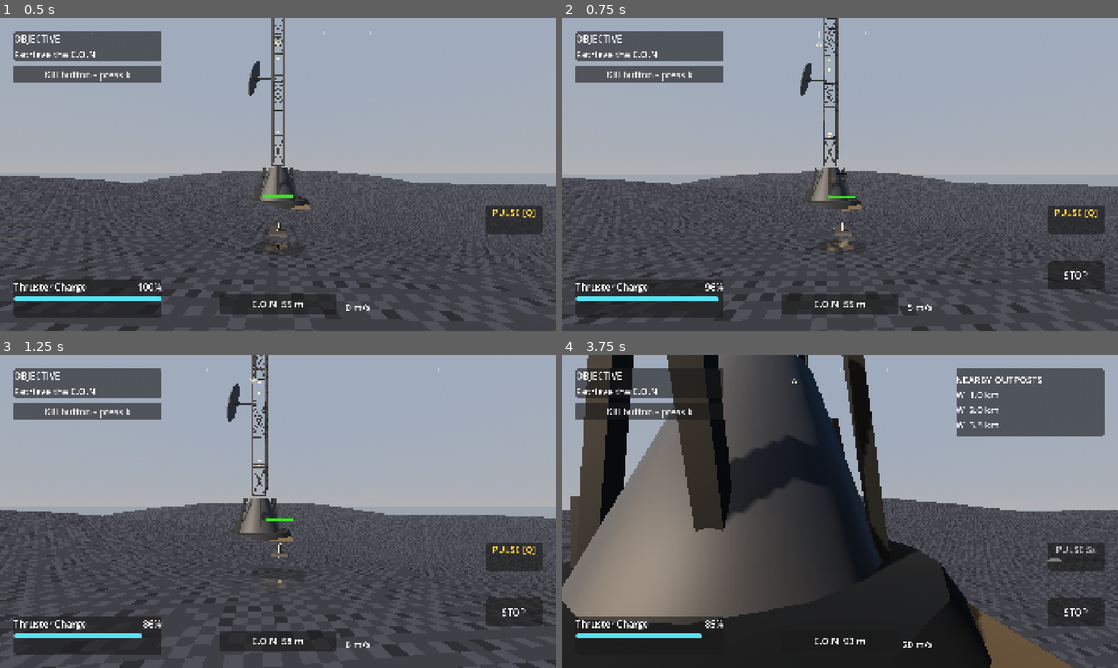
Above: before the commit, frames 1-4 (two rows, left to right).
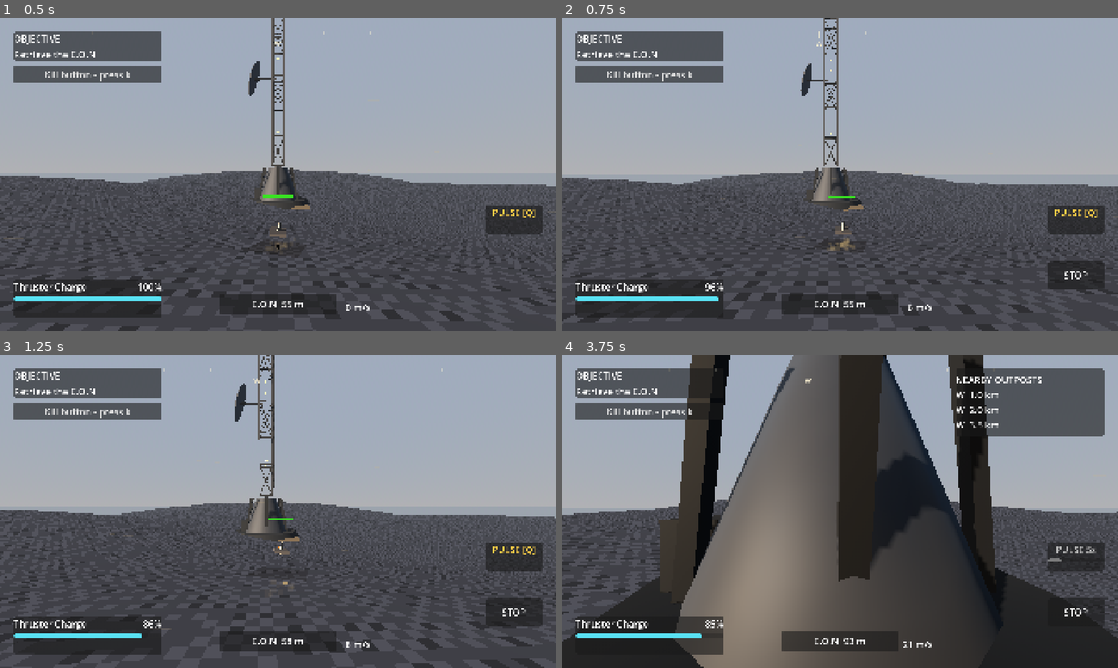
Above: after the commit, the same moments.

Repository: oleskulbru-commits/energy-glider
Game: Godot game, scene res://scenes/main.tscn
The game is run twice, just before and just after one commit, with the same random seed, the same clock (stepped at 60 frames per second) and the same inputs.
Inputs (mouse positions are in pixels of both pictures, inside the frame that each line leads up to):
- Up to frame 1 (0.5 s): no input
- Up to frame 2 (0.75 s): move the mouse to (867, 174) at 0.52 s; hold W (move_forward) from 0.53 s (still down); hold Shift (boost) from 0.53 s (still down); click (867, 174) at 0.67 s
- Up to frame 3 (1.25 s): keep holding W (move_forward); keep holding Shift (boost); tap Space (jump) at 0.77 s
- Up to frame 4 (3.75 s): keep holding W (move_forward); move the mouse to (812, 511) at 1.27 s; release Shift (boost) at 1.28 s; tap Shift (boost) at 1.35, 2.3, 3.05 s; tap Space (jump) at 1.52, 3.02 s; move the mouse to (851, 505) at 2.02 s; hold E (interact) 2.03-2.78 s; move the mouse to (834, 517) at 2.77 s; tap Q (radar_pulse) at 2.85 s; click (834, 517) at 2.92 s; move the mouse to (878, 514) at 3.52 s; hold Shift (boost) from 3.53 s (still down)

Frame 1 is identical in both runs. In frame 2, 2.3% of the frame differs, in the area x 0-100%, y 0-100%; in frame 3, 4.9%; in frame 4, 60%.

Commit message:
Enhance glider physics and air control mechanics
- Increased BOOST_ACCEL to allow for better performance on climbs before charge depletion.
- Improved air control by preserving horizontal speed while holding forward in the air, with adjustments for braking.
- Updated glider player script to manage air hold speed effectively during gliding.
- Added verification tests to ensure air hold mechanics function correctly, maintaining horizontal speed while airborne.

Diff:
--- a/scripts/player/glider_physics.gd
+++ b/scripts/player/glider_physics.gd
@@ -38,12 +38,13 @@
 const FLAT_MAX_SPEED := MAX_SURF_SPEED * CRUISE_SPEED_SCALE
 const CLIMB_MIN_SPEED := 4.0
 const FLAT_ACCEL := 14.0
-const BOOST_ACCEL := 22.0
+## Strong enough to reach boost max on any climb before charge runs out.
+const BOOST_ACCEL := 36.0
 const COAST_DECEL := 3.0
 const BRAKE_DECEL := 18.0
 ## Bleed from boost surplus down to cruise target (W still held, Shift released).
 const SURPLUS_DECEL := 5.5
-## Climb grade that fully drops max to CLIMB_MIN_SPEED; also scales downhill accel bonus.
+## Climb grade that fully drops cruise max to CLIMB_MIN_SPEED; also scales downhill accel bonus.
 const UPHILL_GRADE_REF := 0.35
 const DOWNHILL_ACCEL_BONUS := 0.85
 const CONTACT_SCRAPE_DIG_SCALE := 0.25
@@ -235,8 +236,8 @@
 
 	var max_speed := flat_max_speed(ctx.boost_active)
 	var signed_g := signed_travel_grade(ctx)
-	if signed_g < 0.0:
-		## Same m/s penalty for cruise and boost so Shift still has leftover cap.
+	## Boost ignores climb caps — escape card limited only by charge duration.
+	if signed_g < 0.0 and not ctx.boost_active:
 		var climb_t := clampf((-signed_g) / UPHILL_GRADE_REF, 0.0, 1.0)
 		max_speed = maxf(max_speed - FLAT_MAX_SPEED * climb_t, CLIMB_MIN_SPEED)
 
@@ -532,20 +533,28 @@
 
 
 static func compute_air_force(ctx: Context, mass: float, _delta: float) -> Vector3:
-	## Mostly ballistic: gravity + light drag. Mild speed lift softens falls; XZ is not driven.
+	## Gravity + soft lift. Holding W (or boost) keeps XZ — no air drag while thrusting.
 	var force := air_gravity_force(ctx, mass)
 	var horizontal := horizontal_velocity(ctx.velocity)
 	var forward_speed := horizontal.length()
-	if forward_speed > 0.1:
-		## Soft cushion only — not the old powered glide lift.
-		var lift := minf(forward_speed * 0.45, AIR_GRAVITY * 0.5)
-		force += Vector3.UP * lift * mass
-
-		var drag := PASSIVE_AIR_DRAG * 0.12
-		var brake := clampf(ctx.brake_strength, 0.0, 1.0)
-		if brake > 0.0:
-			drag = PASSIVE_AIR_DRAG * lerpf(1.0, BRAKE_GLIDE_DRAG_SCALE, brake)
-		force -= horizontal.normalized() * forward_speed * drag * mass * ctx.glide_drag_scale
+	if forward_speed <= 0.1:
+		return force
+
+	## Soft cushion only — not powered glide lift.
+	var lift := minf(forward_speed * 0.45, AIR_GRAVITY * 0.5)
+	force += Vector3.UP * lift * mass
+
+	var brake := clampf(ctx.brake_strength, 0.0, 1.0)
+	var holding_thrust := ctx.forward_held or ctx.boost_active
+	if holding_thrust and brake <= 0.05:
+		return force
+
+	var drag := PASSIVE_AIR_DRAG * 0.12
+	if brake > 0.0:
+		drag = PASSIVE_AIR_DRAG * lerpf(1.0, BRAKE_GLIDE_DRAG_SCALE, brake)
+	elif holding_thrust:
+		return force
+	force -= horizontal.normalized() * forward_speed * drag * mass * ctx.glide_drag_scale
 	return force
 
 
--- a/scripts/player/glider_player.gd
+++ b/scripts/player/glider_player.gd
@@ -171,6 +171,7 @@
 var _grounded_lock_timer := 0.0
 var _airborne_time := 0.0
 var _jump_cooldown := 0.0
+var _air_hold_horizontal_speed := 0.0
 var _saved_collision_layer := 2
 var _physics_ctx: GliderPhysicsScript.Context = null
 var _last_physics_delta := 1.0 / 60.0
@@ -260,15 +261,23 @@
 
 	var ctx := _physics_ctx
 	ctx.velocity = state.linear_velocity
+	## Live input — ctx may be one physics frame stale vs IntegrateForces order.
+	ctx.forward_held = _input.is_forward_held()
+	ctx.boost_active = _is_boost_active()
+	ctx.braking = is_braking()
+	ctx.brake_strength = _brake_strength()
 	var delta := maxf(_last_physics_delta, 0.0001)
 	var mass := maxf(self.mass, 0.001)
 	var force := Vector3.ZERO
+	var air_hold_speed := MathUtil.horizontal_speed(state.linear_velocity)
 
 	if _state == State.GROUNDED:
+		_air_hold_horizontal_speed = 0.0
 		force += GliderPhysicsScript.compute_ground_force(ctx, mass, delta)
 		_apply_hover_forces(state, ctx, mass, delta)
 		force += GliderPhysicsScript.compute_ground_scrape_force(ctx, mass)
 	elif _state == State.LANDING:
+		_air_hold_horizontal_speed = 0.0
 		ctx.landing_blend = _landing_blend
 		var min_ramp := (
 			LANDING_MIN_HOVER_RAMP_HARD
@@ -303,9 +312,34 @@
 		constraint_mode,
 		state
 	)
+	if _state == State.GLIDING:
+		_preserve_air_horizontal_speed(state, air_hold_speed)
 	_enforce_floor_contact(state)
 	_apply_pending_knockback(state)
 	state.angular_velocity = Vector3(0.0, _yaw_velocity, 0.0)
+
+
+func _preserve_air_horizontal_speed(state: PhysicsDirectBodyState3D, speed_before: float) -> void:
+	## Holding W/boost in air: keep XZ speed (gravity still pulls). Brake cancels hold.
+	if is_braking():
+		_air_hold_horizontal_speed = 0.0
+		return
+	if not _input.is_forward_held() and not _is_boost_active():
+		_air_hold_horizontal_speed = 0.0
+		return
+	var keep := maxf(speed_before, _air_hold_horizontal_speed)
+	if keep < 0.1:
+		return
+	_air_hold_horizontal_speed = keep
+	var h := MathUtil.horizontal(state.linear_velocity)
+	var dir := h
+	if dir.length_squared() < 0.0001:
+		dir = MathUtil.horizontal(_board_forward_on_ground())
+	if dir.length_squared() < 0.0001:
+		return
+	dir = dir.normalized()
+	state.linear_velocity.x = dir.x * keep
+	state.linear_velocity.z = dir.z * keep
 
 
 func _corner_hover_samples() -> Array:
@@ -1628,6 +1662,7 @@
 	_grounded_lock_timer = 0.0
 	_airborne_time = 0.0
 	_jump_cooldown = 0.0
+	_air_hold_horizontal_speed = 0.0
 	_hull_integrity = 1.0
 	_contact_damage_applied = false
 	_ground_contact_active = false
--- a/scripts/player/verify_glider.gd
+++ b/scripts/player/verify_glider.gd
@@ -109,6 +109,7 @@
 	await _verify_climb_no_clip()
 	await _verify_sail_recharge_in_air()
 	await _verify_glide_gravity()
+	await _verify_air_hold_w_keeps_horizontal_speed()
 	await _verify_brake_stop()
 	await _verify_no_false_launch_cruise()
 	await _verify_hover_no_clip_crest()
@@ -144,9 +145,16 @@
 	)
 	ctx.boost_active = true
 	var boosted := GliderPhysicsScript.target_horizontal_speed(ctx)
-	_fail_unless(
-		boosted > cruise + 3.0,
-		"Boost on a steep climb should raise target above crawl (cruise %.2f boost %.2f)" % [cruise, boosted]
+	var boost_flat := GliderPhysicsScript.flat_max_speed(true)
+	_fail_unless(
+		is_equal_approx(boosted, boost_flat),
+		"Boost on a steep climb should still target flat boost max (got %.2f, want %.2f)" % [
+			boosted, boost_flat
+		]
+	)
+	_fail_unless(
+		boosted > cruise + 10.0,
+		"Boost climb escape should far exceed crawl (cruise %.2f boost %.2f)" % [cruise, boosted]
 	)
 
 
@@ -470,6 +478,34 @@
 	terrain.queue_free()
 
 
+func _verify_air_hold_w_keeps_horizontal_speed() -> void:
+	var terrain := _spawn_terrain("air_hold_w")
+	await physics_frame
+
+	var glider := _spawn_glider(terrain)
+	_get_input(glider)
+	var ground_y := terrain.sample_height(0.0, 0.0)
+	glider.global_position = Vector3(0.0, ground_y + 12.0, 0.0)
+	glider.velocity = Vector3(0.0, 0.0, 24.0)
+	glider.set("_state", GliderPlayerScript.State.GLIDING)
+	await physics_frame
+
+	_hold_forward()
+	await physics_frame
+	var start_speed := Vector2(glider.velocity.x, glider.velocity.z).length()
+	for i in 45:
+		await physics_frame
+		_fail_unless(glider.is_gliding(), "Air hold-W test should stay airborne")
+	var end_speed := Vector2(glider.velocity.x, glider.velocity.z).length()
+	_release_forward()
+	_fail_unless(
+		end_speed >= start_speed - 0.2,
+		"Holding W in air should keep horizontal speed (%.2f -> %.2f)" % [start_speed, end_speed]
+	)
+	glider.queue_free()
+	terrain.queue_free()
+
+
 func _verify_brake_stop() -> void:
 	var terrain := _spawn_terrain("brake")
 	await physics_frame
